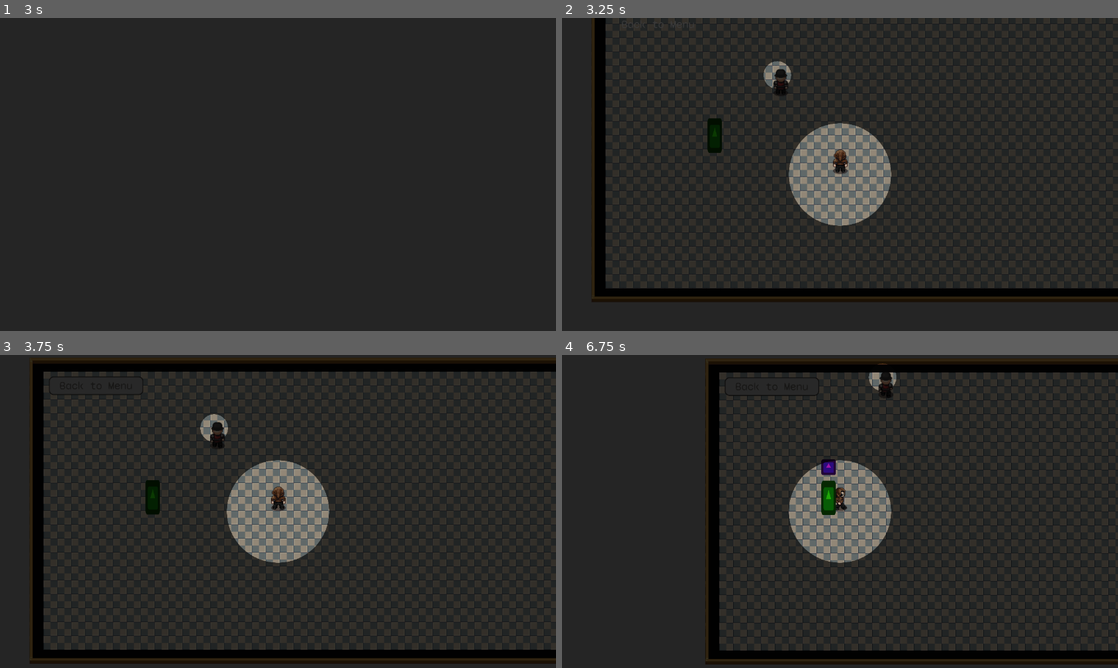
Above: before the commit, frames 1-4 (two rows, left to right).
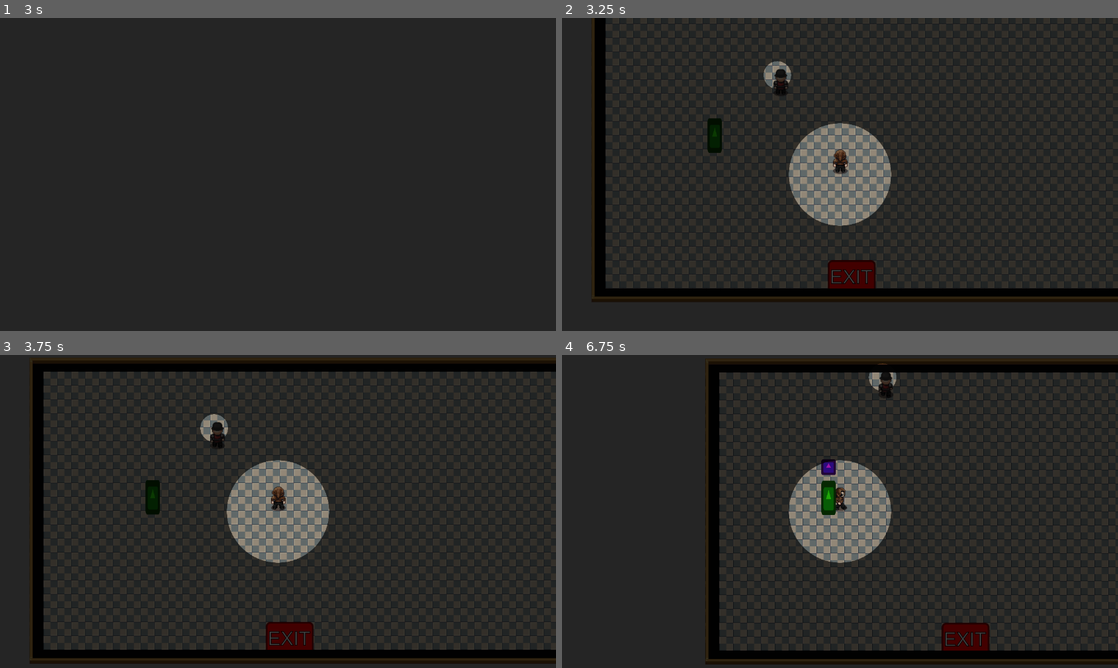
Above: after the commit, the same moments.

Repository: Langrisser001/Maling_GameJam
Game: Godot game, scene res://scenes/Splash_.tscn
Same seed, same stepped clock (60 frames per second), same inputs: the game is played once before the commit and once after it. The engine's default icon, where the game draws it, is replaced by a stand-in: a white triangle on a blue panel in a dark square.
Inputs (mouse positions are in pixels of both pictures, inside the frame that each line leads up to):
- Up to frame 1 (3 s): tap Enter (ui_accept) at 0.5, 1.35, 1.52, 1.82, 2, 2.85 s; hold Right (ui_right) 0.53-1.28 s; hold Enter (ui_accept) 0.53-1.28 s; hold Down (ui_down) 1.28-2.03 s; hold Right (ui_right) 2.03-2.78 s; hold Enter (ui_accept) 2.03-2.78 s; hold Up (ui_up) from 2.78 s (still down)
- Up to frame 2 (3.25 s): keep holding Up (ui_up); tap Enter (ui_accept) at 3.02 s
- Up to frame 3 (3.75 s): tap Enter (ui_accept) at 3.32 s; release Up (ui_up) at 3.5 s; click (94, 383) at 3.5 s, where only the run before the commit has a clickable "Back to Menu"
- Up to frame 4 (6.75 s): hold Left (ui_left) 4.28-5.78 s; hold Down (ui_down) 5.78-6.53 s; hold Right (ui_right) from 6.53 s (still down)

Frame 1 is identical in both runs. In frame 2, 0.7% of the frame differs, in the area x 10-57%, y 0-87%; in frame 3, 0.7%; in frame 4, 0.8%, in the area x 29-77%, y 7-95%.

Commit message:
nambah puzzle, durung mari

Diff:
--- a/actors/Player.gd
+++ b/actors/Player.gd
@@ -17,9 +17,18 @@
 func _is_current_anim_idle():
 	return $AnimationPlayer.current_animation.find("Idle")!= -1
 
+func _input(event):
+	if event is InputEventKey:
+		if event.is_action_pressed("ui_accept"):
+			_take_item()
+	pass
+
 enum Face {W, N, E, S}
 var last_face
 func _process(delta):
+#	if Input.is_action_pressed("ui_accept"):
+#		_take_item()
+
 	v_dir= Vector2.ZERO
 	if Input.is_action_pressed("ui_left"):
 		v_dir= v_dir+ Vector2.LEFT
@@ -84,13 +93,20 @@
 	move_and_slide(v_dir* speed, Vector2.UP)
 	pass
 
-func _item_enter(item):
+var item
+func _item_enter(newitem):
 	print("item enter")
+	item= newitem
 	pass
 
 func _item_exit(item):
 	print("item exit")
+	item= null
 	pass
 
+signal take_item
 func _take_item():
+	if item!= null:
+		print("emit take item")
+		emit_signal("take_item", self, item)
 	pass
--- a/scenes/Main.gd
+++ b/scenes/Main.gd
@@ -1,15 +1,17 @@
 extends Node2D
 
-
-# Declare member variables here. Examples:
-# var a = 2
-# var b = "text"
-
+var objDone: = false
 
 # Called when the node enters the scene tree for the first time.
 func _ready():
 	pause_mode = Node.PAUSE_MODE_PROCESS
+	$TileMap/Player.connect("take_item", self, "_player_take_item")
 	pass # Replace with function body.
+
+func _player_take_item(player, item):
+	print("PLAYER TAKE ITEM")
+	$Puzzle.visible= true
+	pass
 
 func _process(delta):
 	if Input.is_action_just_pressed("ui_cancel"):
@@ -17,3 +19,16 @@
 		get_tree().paused= $Menu.visible
 		pass
 	pass
+
+func _on_Area2DExit_body_entered(body):
+	if body is Player:
+		pass
+	pass # Replace with function body.
+
+func _on_Area2D_Exit_body_entered(body):
+	if body is Player:
+		if objDone:
+			get_tree().paused= true
+			$Done.visible= true
+		pass
+	pass # Replace with function body.
--- a/scenes/Main.tscn
+++ b/scenes/Main.tscn
@@ -10,6 +10,9 @@
 [ext_resource path="res://scenes/Main.gd" type="Script" id=8]
 [ext_resource path="res://scenes/Button_press.tres" type="StyleBox" id=9]
 [ext_resource path="res://Font/Button_font.tres" type="DynamicFont" id=10]
+[ext_resource path="res://textures/exit.png" type="Texture" id=11]
+[ext_resource path="res://textures/mouse_1.png" type="Texture" id=12]
+[ext_resource path="res://textures/mouse_2.png" type="Texture" id=13]
 
 [sub_resource type="NavigationPolygon" id=1]
 vertices = PoolVector2Array( 0, 0, 32, 0, 32, 32, 0, 32 )
@@ -224,7 +227,18 @@
 } ]
 8/z_index = 0
 
+[sub_resource type="RectangleShape2D" id=12]
+extents = Vector2( 56.7472, 38.9731 )
+
 [sub_resource type="StyleBoxEmpty" id=11]
+
+[sub_resource type="SpriteFrames" id=13]
+animations = [ {
+"frames": [ ExtResource( 12 ), ExtResource( 13 ) ],
+"loop": true,
+"name": "default",
+"speed": 10.0
+} ]
 
 [node name="Main" type="Node2D"]
 script = ExtResource( 8 )
@@ -232,6 +246,15 @@
 [node name="TileMap" parent="." instance=ExtResource( 1 )]
 tile_set = SubResource( 10 )
 tile_data = PoolIntArray( 0, 3, 0, 1, 1, 0, 2, 1, 0, 3, 1, 0, 4, 1, 0, 5, 1, 0, 6, 1, 0, 7, 1, 0, 8, 1, 0, 9, 1, 0, 10, …(12257 unchanged characters)…
+
+[node name="Exit" type="Sprite" parent="TileMap"]
+position = Vector2( 598.591, 645.6 )
+texture = ExtResource( 11 )
+
+[node name="Area2D_Exit" type="Area2D" parent="TileMap/Exit"]
+
+[node name="CollisionShape2D" type="CollisionShape2D" parent="TileMap/Exit/Area2D_Exit"]
+shape = SubResource( 12 )
 
 [node name="Item" parent="TileMap" instance=ExtResource( 3 )]
 position = Vector2( 282.352, 360.368 )
@@ -255,6 +278,7 @@
 color = Color( 0.262745, 0.262745, 0.262745, 1 )
 
 [node name="Menu" type="Control" parent="."]
+visible = false
 margin_right = 40.0
 margin_bottom = 40.0
 __meta__ = {
@@ -276,3 +300,37 @@
 __meta__ = {
 "_edit_use_anchors_": false
 }
+
+[node name="Done" type="Control" parent="."]
+visible = false
+margin_right = 40.0
+margin_bottom = 40.0
+__meta__ = {
+"_edit_use_anchors_": false
+}
+
+[node name="Button" type="Button" parent="Done"]
+margin_left = 240.416
+margin_top = 172.534
+margin_right = 1092.42
+margin_bottom = 387.534
+text = "DONE"
+__meta__ = {
+"_edit_use_anchors_": false
+}
+
+[node name="Puzzle" type="Control" parent="."]
+visible = false
+margin_left = 673.926
+margin_top = 324.693
+margin_right = 713.926
+margin_bottom = 364.693
+__meta__ = {
+"_edit_use_anchors_": false
+}
+
+[node name="AnimatedSprite" type="AnimatedSprite" parent="Puzzle"]
+frames = SubResource( 13 )
+frame = 1
+playing = true
+[connection signal="body_entered" from="TileMap/Exit/Area2D_Exit" to="." method="_on_Area2D_Exit_body_entered"]
Not shown: 1 places in scenes/Main.tscn that only renumber resources
Binary file added: textures/exit.png
Not shown, added: textures/exit.png.import
Binary file added: textures/mouse_1.png
Not shown, added: textures/mouse_1.png.import
Binary file added: textures/mouse_2.png
Not shown, added: textures/mouse_2.png.import
